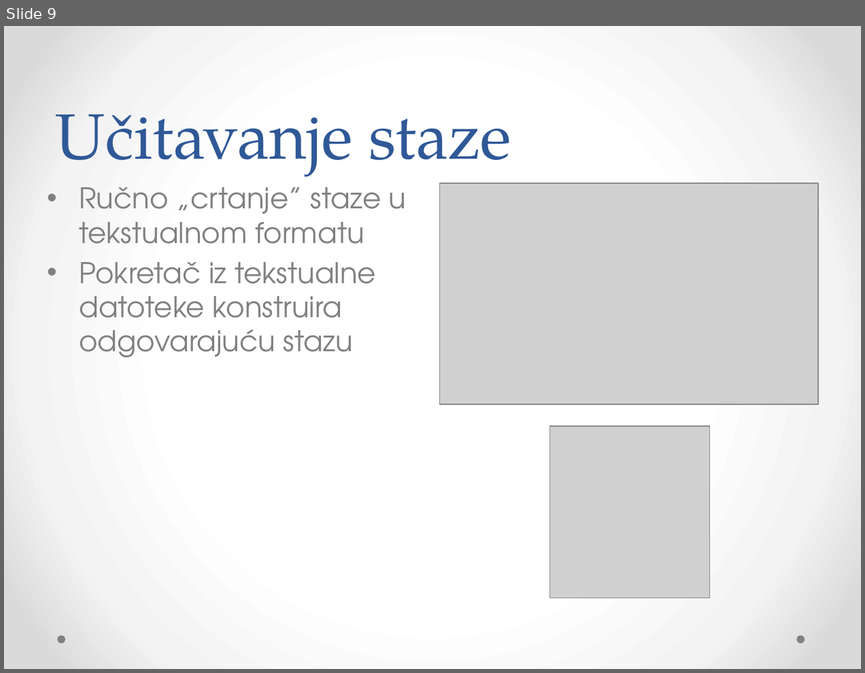
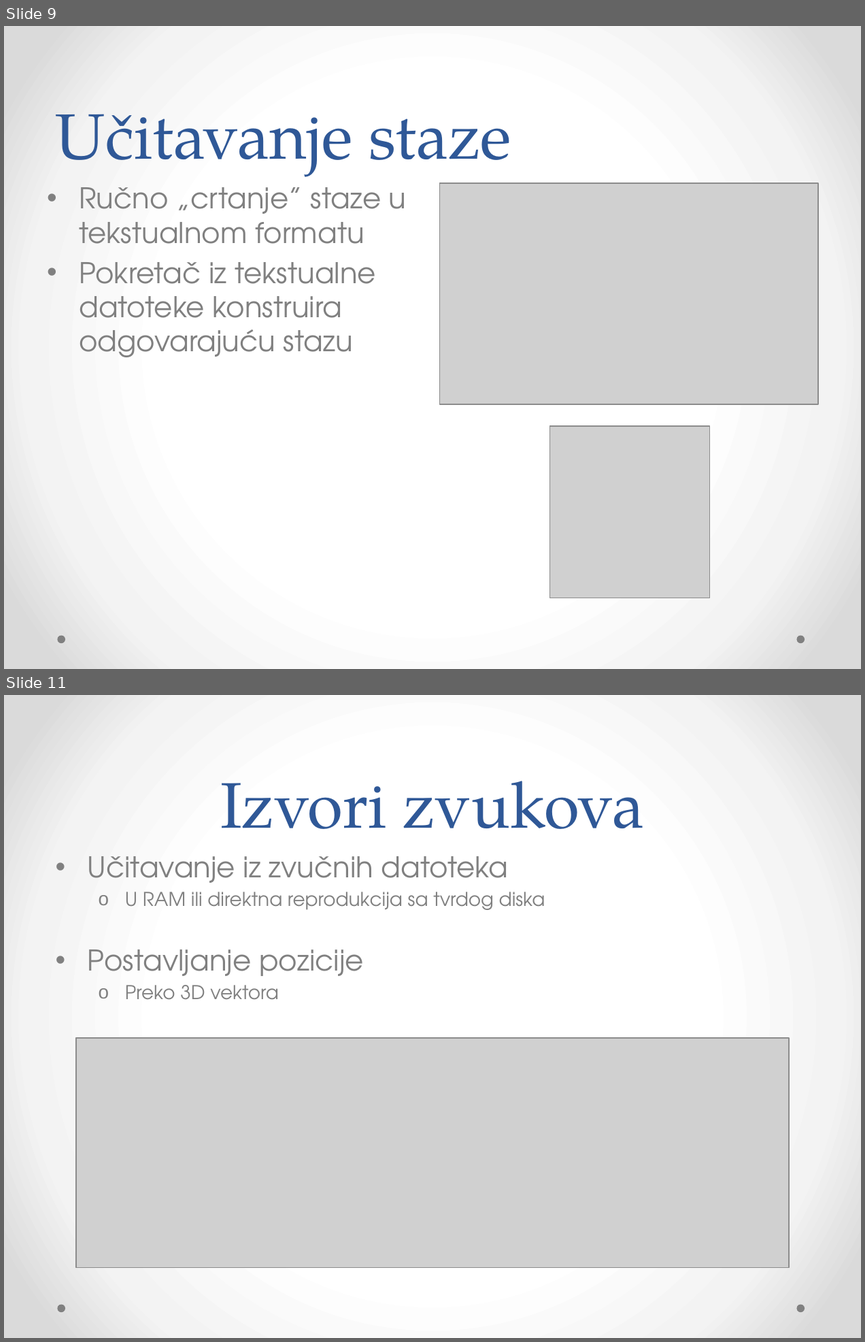
Before and after one commit to Bojanovski/IG-Project, a slide deck: Dokumentacija/Prezentacija.pptx. Shown one above the other, each under a label of ours: slide 9 before the commit, slides 9 and 11 after it; the slides between them are not shown. The pictures are 865x673 and 865x1342 pixels, drawn with LibreOffice and Linux fonts; fonts in the diff are those of the drawing; grey boxes stand for pictures. Boxes give left, top, right and bottom in pixels: in the first picture for what was removed or moved away, otherwise in the second. Text is boxed around its words. In the diff, an @@ line names an element or a change of style, - is before the commit and + after.

```diff
--- a/Dokumentacija/Prezentacija.pptx
+++ b/Dokumentacija/Prezentacija.pptx
@@ slide 11 added at (4, 695, 861, 1338), background gradient #FFFFFF to #F4F4F4 to #DADADA; not listed: 2 template elements that a slide beside it also shows @@
@@ title added at (220, 781, 644, 829), 54 pt, text #2F5897 @@
+Izvori zvukova
@@ text added at (88, 856, 545, 1000), 16 pt, text #808080 @@
+• Učitavanje iz zvučnih datoteka
+  o U RAM ili direktna reprodukcija sa tvrdog diska
+• Postavljanje pozicije
+  o Preko 3D vektora
@@ picture added at (76, 1038, 789, 1268) @@
```
Also in this commit, not shown: 3 other slides added, 2 other files.
